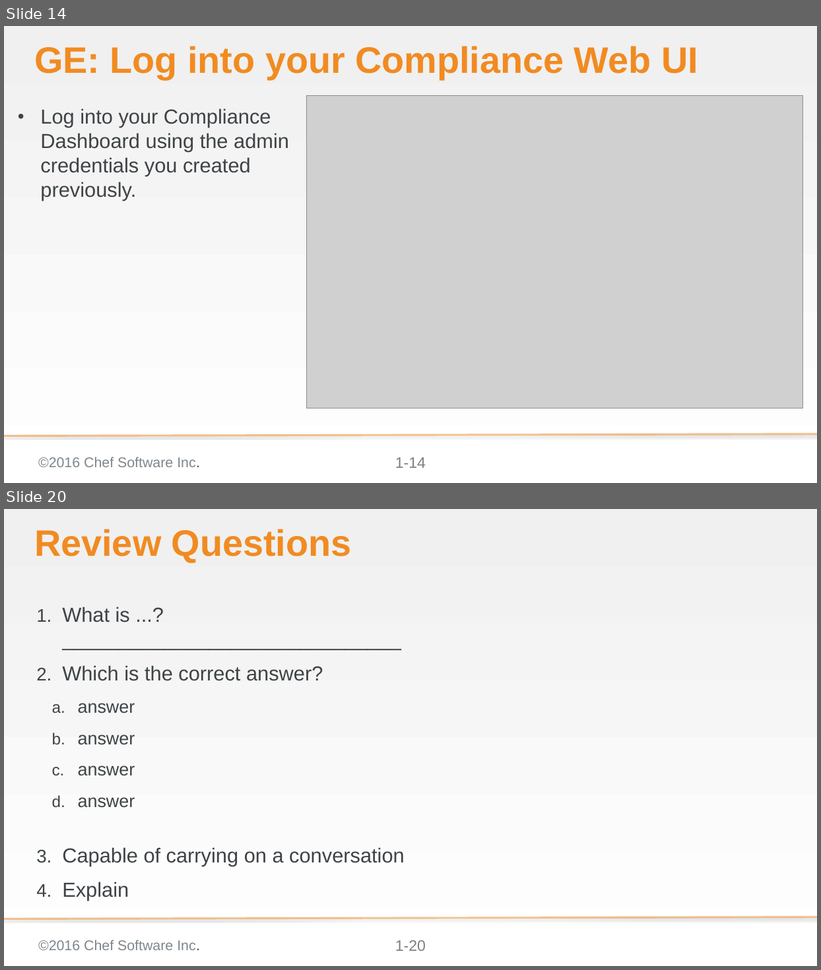
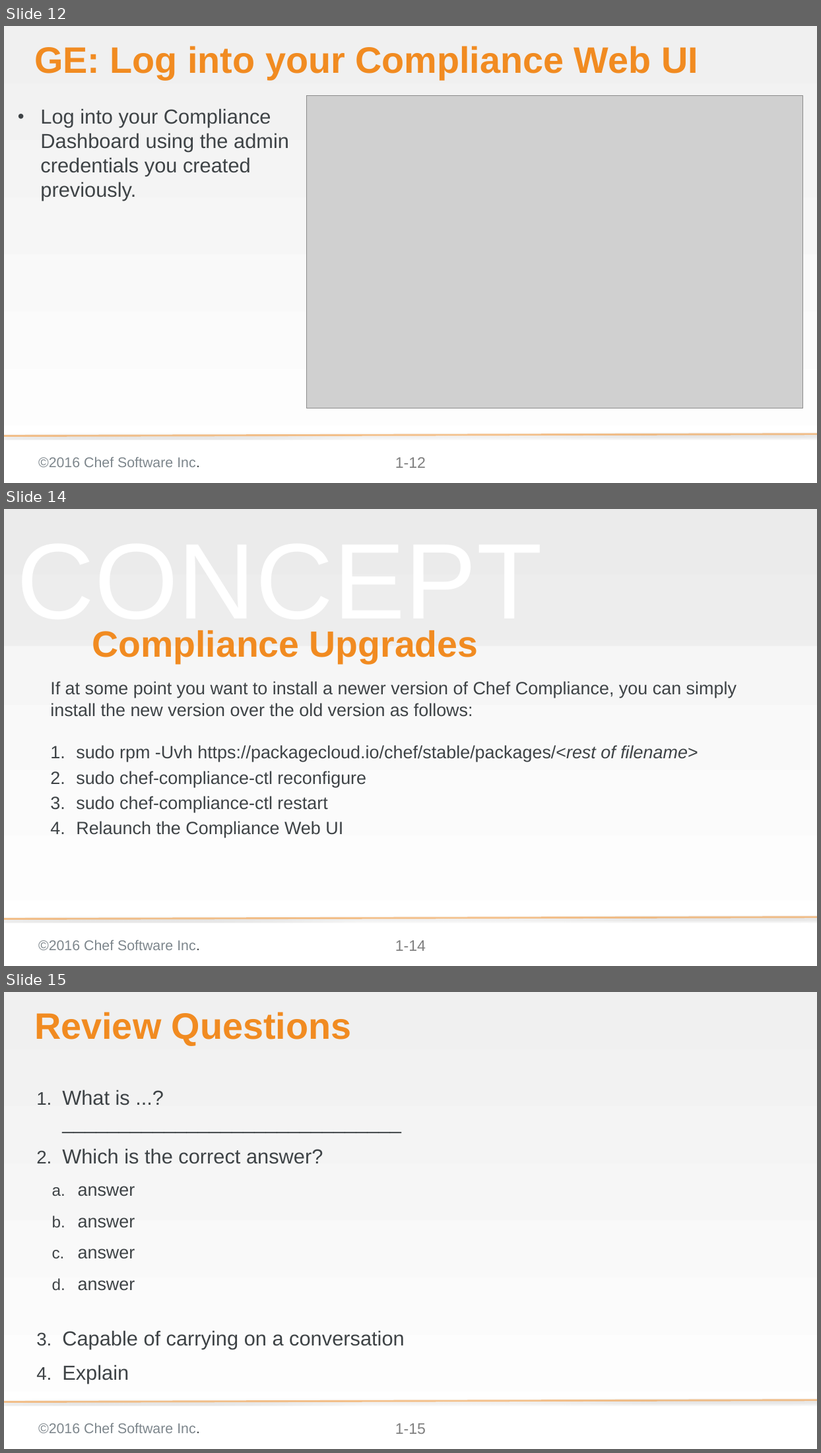
Before and after one commit to bchamby/chef-compliance-installation-configuration-operation, a slide deck: 02-Install.pptx. Shown one above the other, each under a label of ours: slides 14 and 20 before the commit, slides 12, 14 and 15 after it; the slides between them are not shown. The pictures are 821x970 and 821x1453 pixels, drawn with LibreOffice and Linux fonts; fonts in the diff are those of the drawing; grey boxes stand for pictures; background and template pictures are left out. Boxes give left, top, right and bottom in pixels: in the first picture for what was removed or moved away, otherwise in the second. Text is boxed around its words. In the diff, an @@ line names an element or a change of style, - is before the commit and + after.

Commit message:
Reworked install exercise to not use wget

```diff
--- a/02-Install.pptx
+++ b/02-Install.pptx
@@ slide 14 added at [4, 509, 817, 966], background gradient #F2F2F2 to #FFFFFF; not listed: 3 template elements that a slide beside it also shows @@
@@ rectangle added at [4, 509, 817, 646], fill #D9D9D9 at 25% opacity @@
@@ text added at [17, 630, 543, 638], 169.3 pt, text #F2F2F2 at 50% opacity @@
+CONCEPT
@@ title added at [92, 630, 479, 663], 57.6 pt, text #F18B21, bold @@
+Compliance Upgrades
@@ subtitle added at [50, 681, 737, 838], 28 pt, text #3E4346 @@
+If at some point you want to install a newer version of Chef Compliance, you can simply install the new version over the old version as follows:
+1. sudo rpm -Uvh https://packagecloud.io/chef/stable/packages/<rest of filename>
+2. sudo chef-compliance-ctl reconfigure
+3. sudo chef-compliance-ctl restart
+4. Relaunch the Compliance Web UI
@@ what was slide 14 is now slide 12 @@
@@ page number at [395, 458, 426, 468]: text changed @@
-1-14
+1-12
@@ what was slide 20 is now slide 15 @@
@@ page number at [395, 1424, 426, 1434]: text changed @@
-1-20
+1-15
```
Also in this commit, not shown: 4 slides changed, 6 slides removed.
